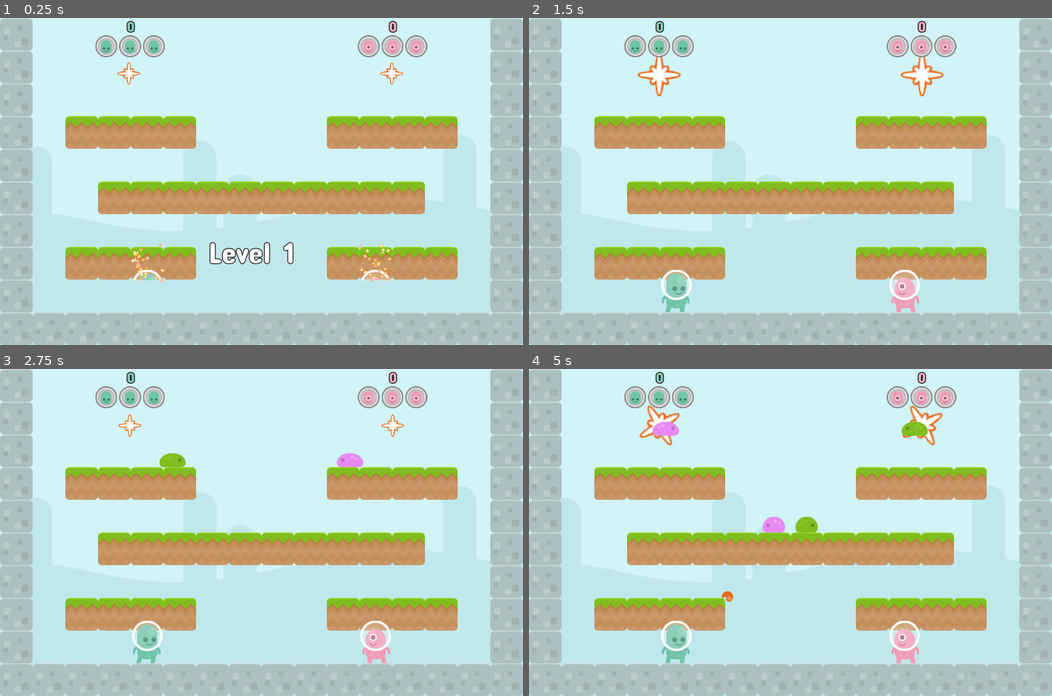
Above: before the commit, frames 1-4 (two rows, left to right).
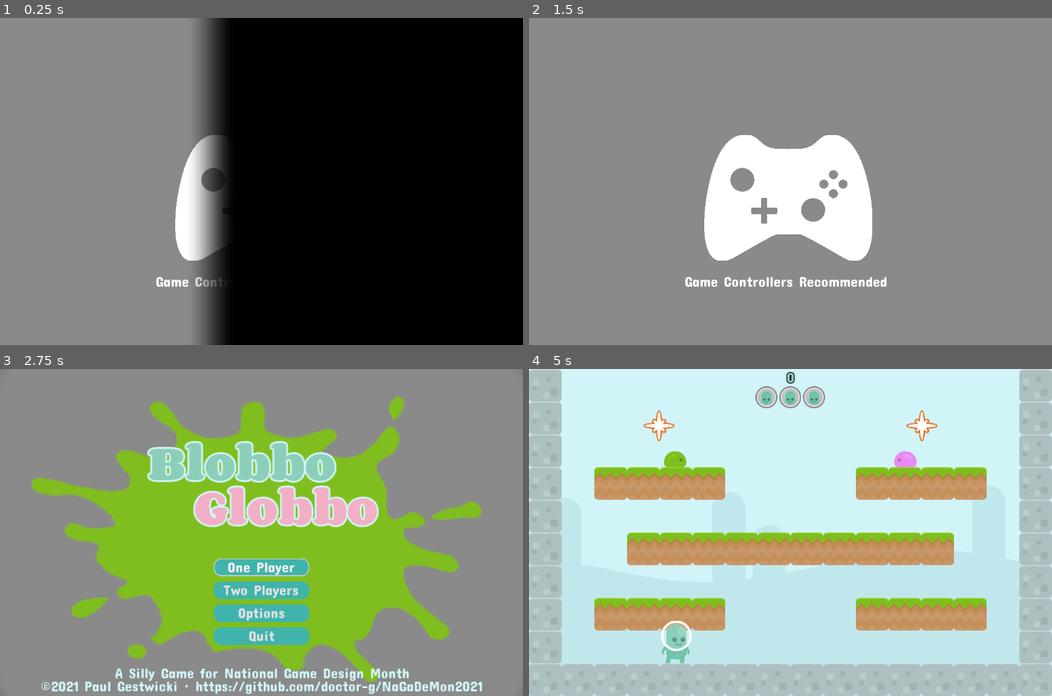
Above: after the commit, the same moments.

Repository: doctor-g/AltNaGaDeMon2021
Game: Godot game, scene res://Screens/Splash/SplashScreen.tscn
Two runs of this game, one before a commit and one after it. Both use one fixed random seed, a clock stepped at 60 frames per second and the inputs below. Before the commit the project starts from res://World/World.tscn.
Inputs (mouse positions are in pixels of both pictures, inside the frame that each line leads up to):
- Up to frame 1 (0.25 s): no input
- Up to frame 2 (1.5 s): no input
- Up to frame 3 (2.75 s): no input
- Up to frame 4 (5 s): click (790, 568) at 2.75 s, where only the run after the commit has a clickable "One Player"

The runs differ from the first frame. In frame 1, 100% of the frame differs, in the area x 0-100%, y 0-100%; in frame 2, 100%; in frame 3, 96%; in frame 4, 4.4%.

Commit message:
Start at the splash screen

Diff:
--- a/project/project.godot
+++ b/project/project.godot
@@ -33,7 +33,7 @@
 [application]
 
 config/name="AltNaGaDeMon2021"
-run/main_scene="res://World/World.tscn"
+run/main_scene="res://Screens/Splash/SplashScreen.tscn"
 config/icon="res://icon.png"
 
 [display]
